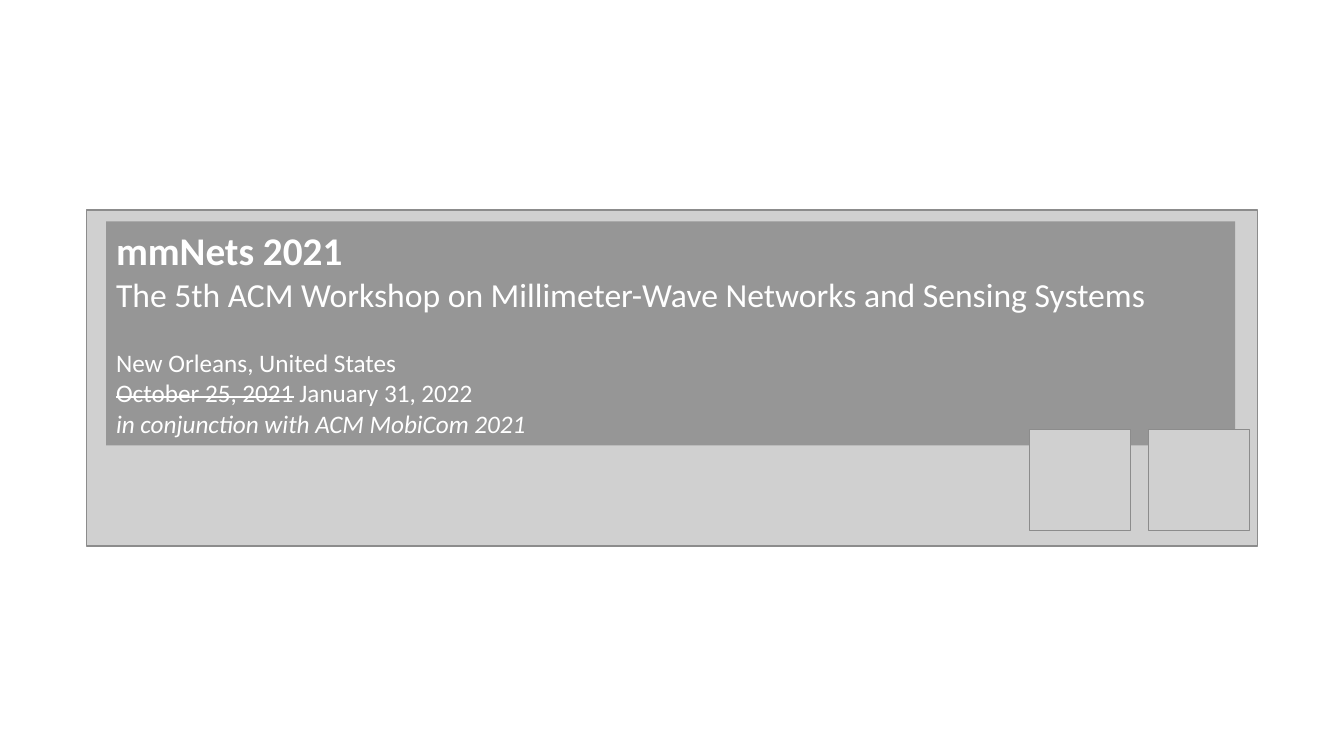
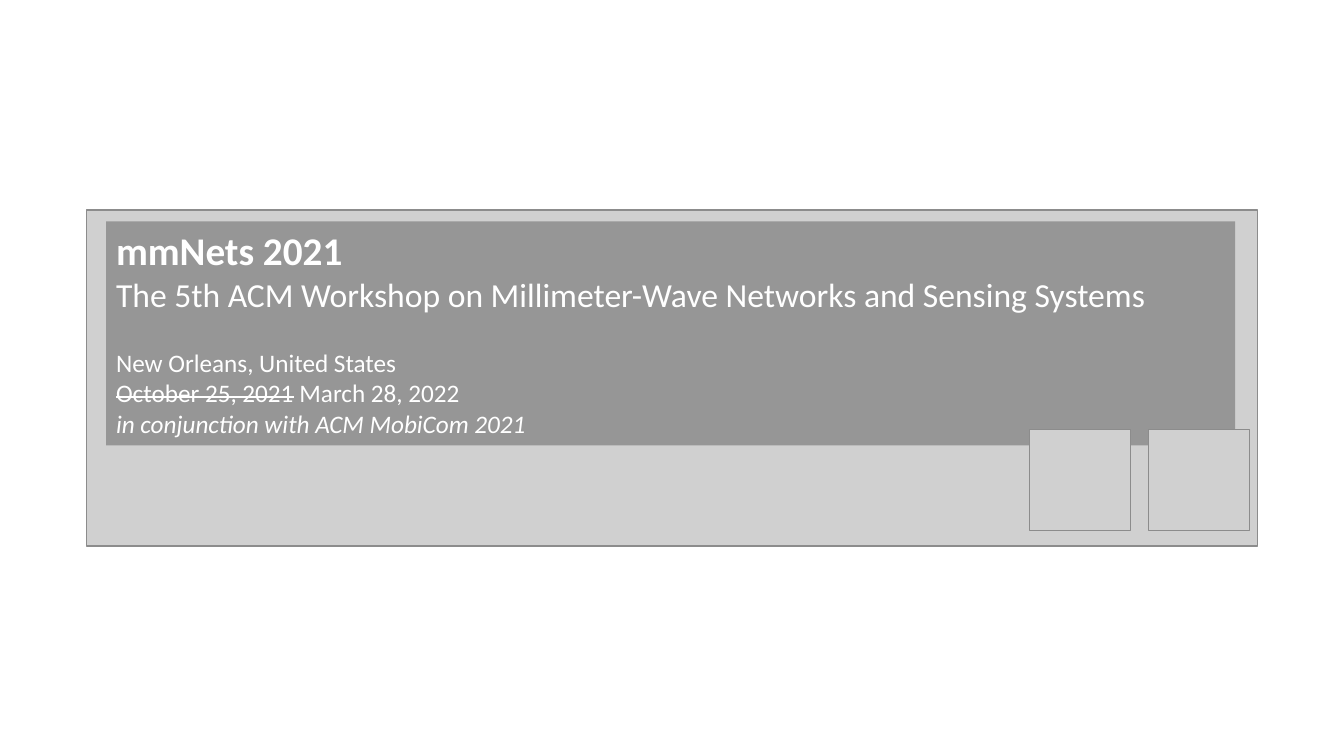
Before and after one commit to UBnano-Terasim/mmNets2021, a slide deck: slide 1 of images/banner.pptx. Drawn at 1344x756 pixels with LibreOffice and Linux fonts; fonts in the diff are those of the drawing; grey boxes stand for pictures. Boxes give left, top, right and bottom in pixels: in the first picture for what was removed or moved away, otherwise in the second. Text is boxed around its words. In the diff, an @@ line names an element or a change of style, - is before the commit and + after.

```diff
--- a/images/banner.pptx
+++ b/images/banner.pptx
@@ text in rectangle at bbox=[116, 384, 459, 405]: text changed @@
-October 25, 2021 January 31, 2022
+October 25, 2021 March 28, 2022
```
Also in this commit, not shown: 5 other files.
